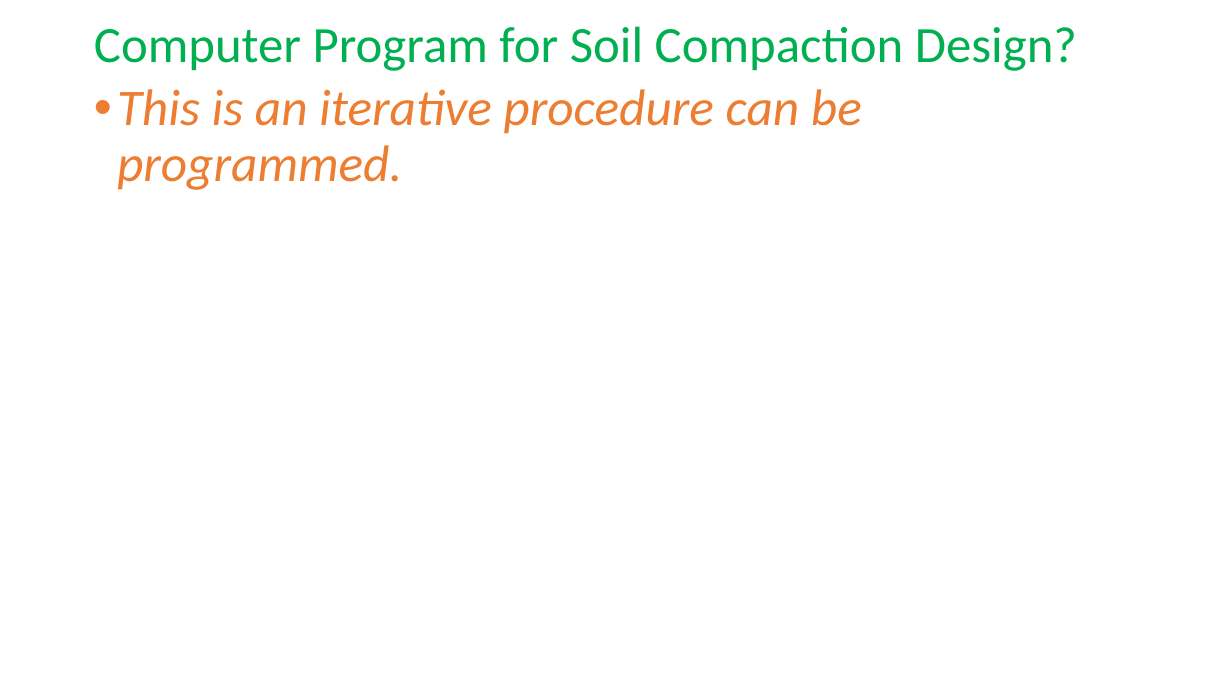
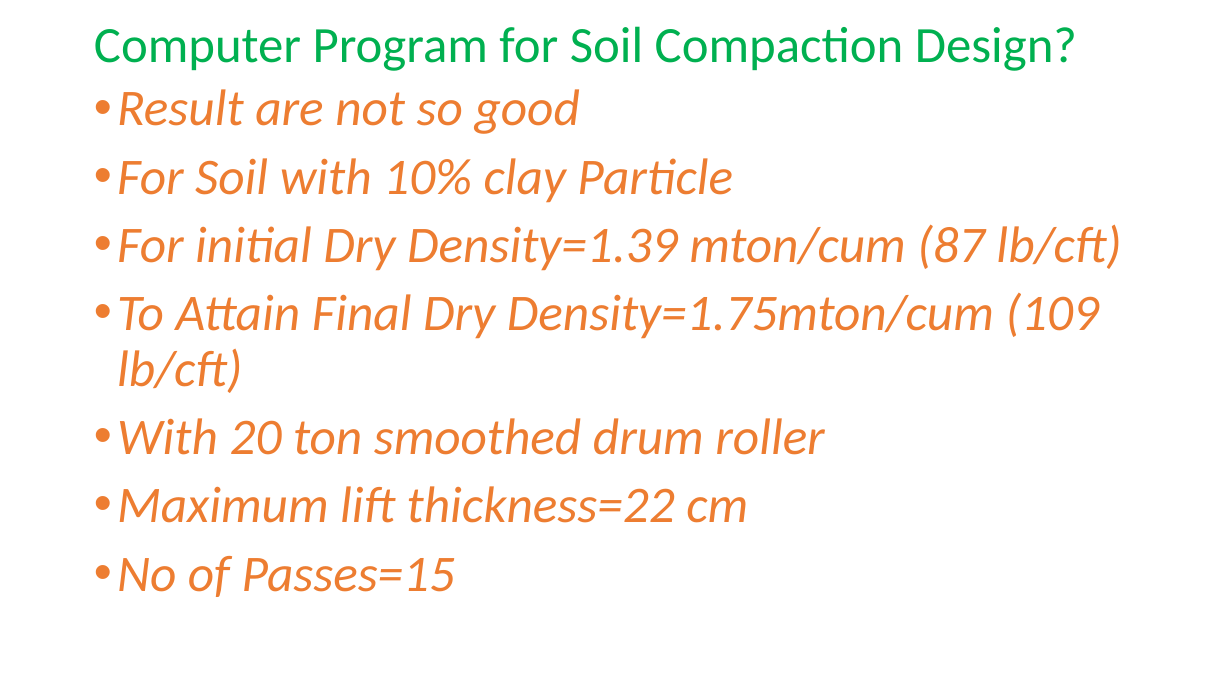
Before and after one commit to jakariapervez/cmis6, a slide deck: slide 13 of Civilworks cost/Earth Compaction Procedure/Soil Compaction_17_01_2021.pptx (slide 11 before the commit). Drawn at 1232x693 pixels with LibreOffice and Linux fonts; fonts in the diff are those of the drawing. Boxes give left, top, right and bottom in pixels: in the first picture for what was removed or moved away, otherwise in the second. Text is boxed around its words. In the diff, an @@ line names an element or a change of style, - is before the commit and + after.

```diff
--- a/Civilworks cost/Earth Compaction Procedure/Soil Compaction_17_01_2021.pptx
+++ b/Civilworks cost/Earth Compaction Procedure/Soil Compaction_17_01_2021.pptx
@@ text at <box>117,89,1121,597</box>: text changed @@
-• This is an iterative procedure can be programmed.
+• Result are not so good
+• For Soil with 10% clay Particle
+• For initial Dry Density=1.39 mton/cum (87 lb/cft)
+• To Attain Final Dry Density=1.75mton/cum (109 lb/cft)
+• With 20 ton smoothed drum roller
+• Maximum lift thickness=22 cm
+• No of Passes=15
```
Also in this commit, not shown: 1 other slide changed, 3 slides added, 2 slides removed, 5 other files.
